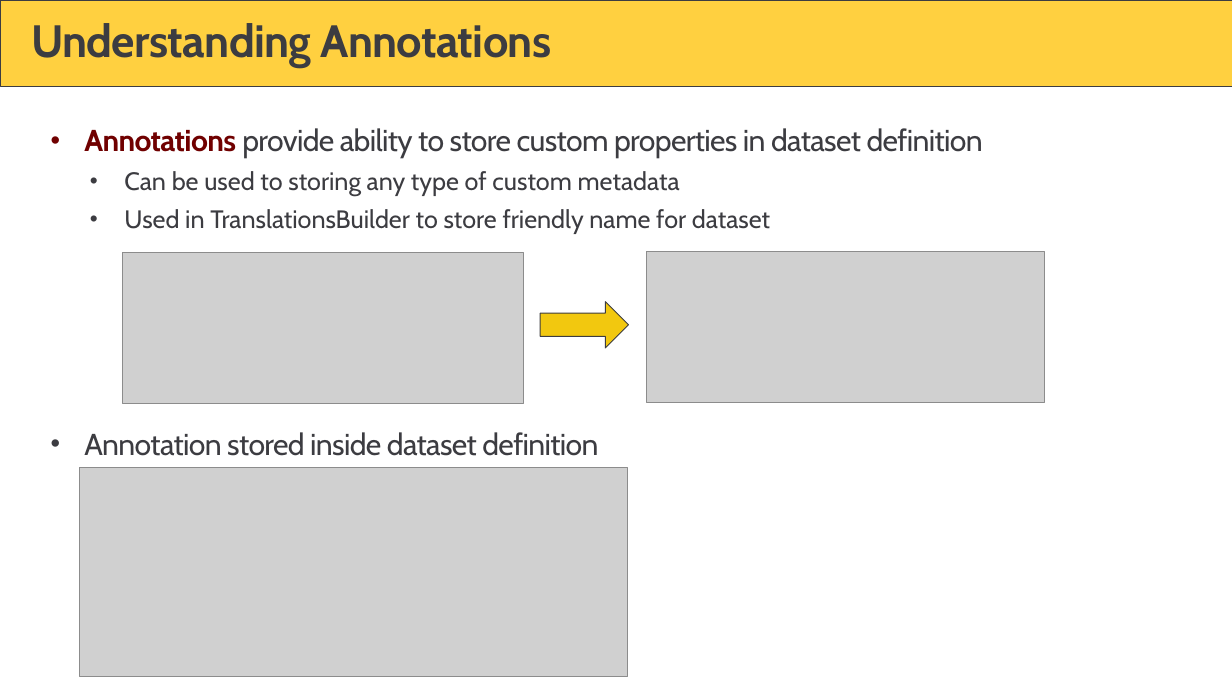
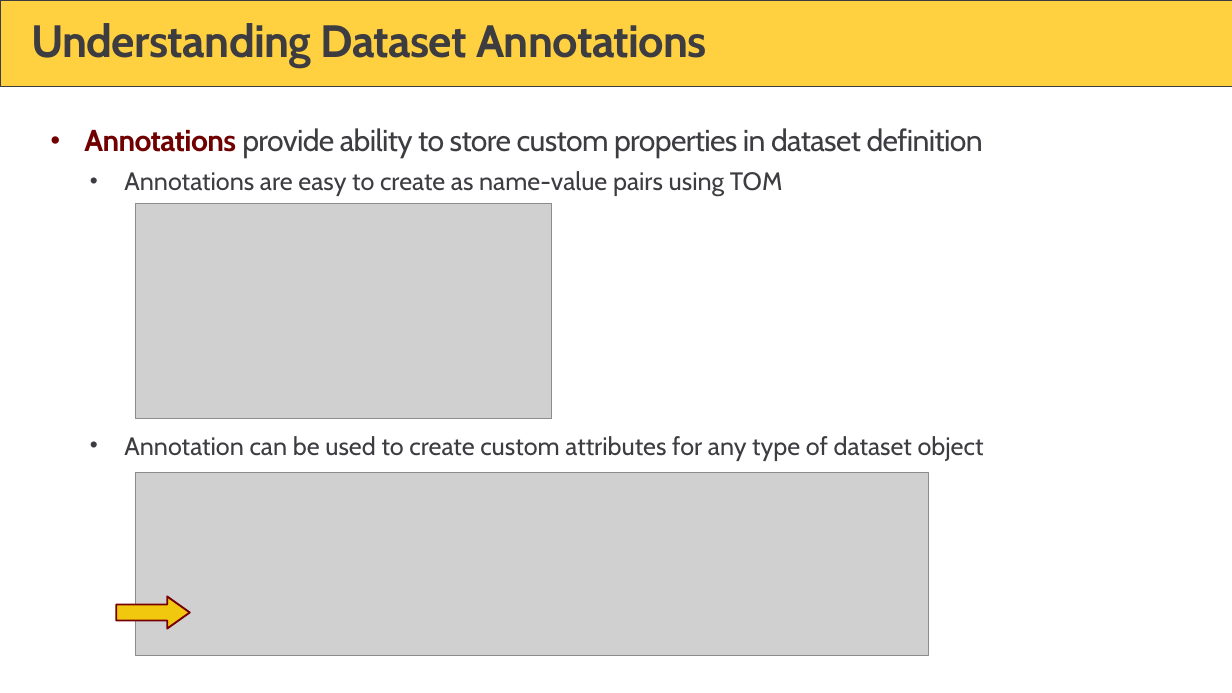
Before and after one commit to PowerBiDevCamp/Camp-Sessions, a slide deck: slide 25 of Session 31 - Developing External Tools for Power BI Desktop.pptx (slide 20 before the commit). Drawn at 1232x693 pixels with LibreOffice and Linux fonts; fonts in the diff are those of the drawing; grey boxes stand for pictures; background and template pictures are left out. Boxes give left, top, right and bottom in pixels: in the first picture for what was removed or moved away, otherwise in the second. Text is boxed around its words. In the diff, an @@ line names an element or a change of style, - is before the commit and + after.

```diff
--- a/Session 31 - Developing External Tools for Power BI Desktop.pptx
+++ b/Session 31 - Developing External Tools for Power BI Desktop.pptx
@@ title at [31,23,707,68]: text changed @@
-Understanding Annotations
+Understanding Dataset Annotations
@@ text at [124,171,984,461]: text changed @@
-  • Can be used to storing any type of custom metadata
-  • Used in TranslationsBuilder to store friendly name for dataset
-• Annotation stored inside dataset definition
+  • Annotations are easy to create as name-value pairs using TOM
+  • Annotation can be used to create custom attributes for any type of dataset object
@@ picture: place and size @@
-picture at [122,252,524,403]
+picture at [136,204,552,419]
@@ picture removed at [647,252,1044,402] @@
@@ right arrow removed at [540,302,629,348] @@
@@ picture: place and size @@
-picture at [79,467,628,676]
+picture at [136,472,929,656]
@@ right arrow added at [116,596,189,628], fill #F2C80F, outline #760000 1.5 pt @@
```
Also in this commit, not shown: 16 other slides changed, 14 slides added, 11 slides removed, 6 other files.
